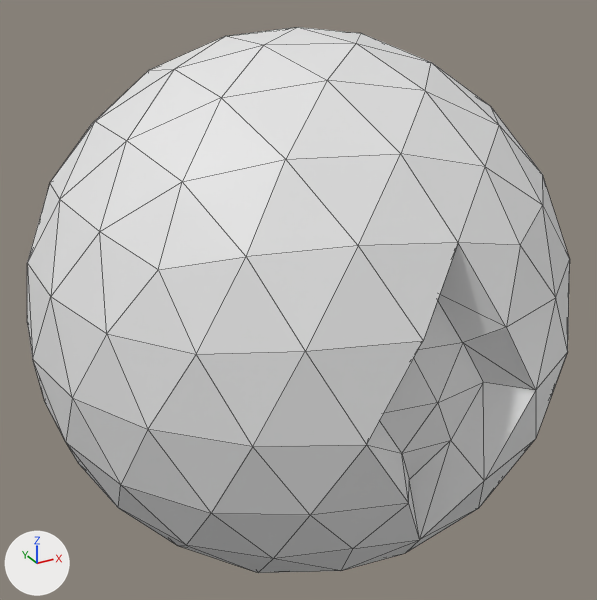
One commit to the glTF model ReplayRecorder_v2/Viewer/assets/js3party/models/meatball.glb: the scene before it, then after it.
Rendered twice from a camera (50 mm lens) standing at (-1.401, -2.548, 1.277) and looking at (0.001, 0.001, 0.003). The lights are fixed; the arrows at lower left show +X, +Y and +Z. Mesh edges are drawn as thin lines. Vertices at the same position are counted once.
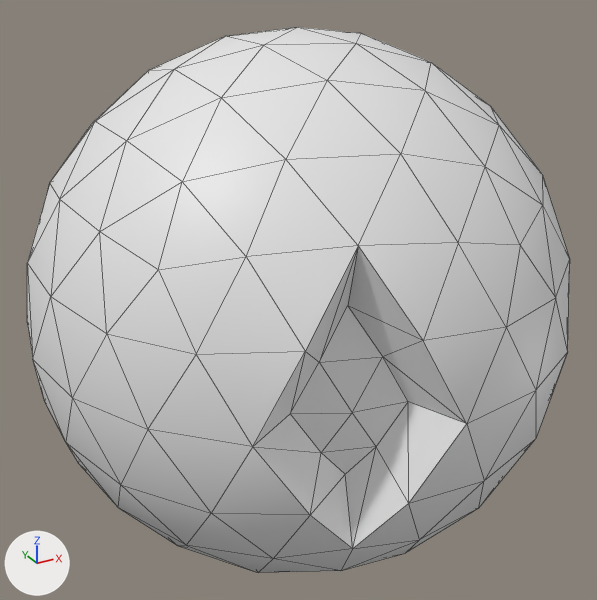
Location of each change, [x1, y1, x2, y2] in pixels of the pictures (597 x 600 px; the box of a moved part takes in the faces that stretch with it):
part 1 of me_icosphere, moved or reshaped: [253, 243, 535, 548] in both

Diff of the bpy script that builds the scene:
```diff
--- a/ReplayRecorder_v2/Viewer/assets/js3party/models/meatball.glb.py
+++ b/ReplayRecorder_v2/Viewer/assets/js3party/models/meatball.glb.py
@@ me_icosphere @@
 # used by ob_mesh; location = (0.0, 0.0, 0.0)
-me_icosphere.from_pydata(...)  # 170 vertices, 336 faces; spans x -1.0..1.0, y -0.96..1.0, z -1.0..1.0
+me_icosphere.from_pydata(...)  # 170 vertices, 336 faces; spans x -1.0..1.0, y -1.0..1.0, z -1.0..1.0
+# me_icosphere part 1
+# 10 vertices are removed from x -0.31..0.2, y -0.95..-0.78, z -0.33..0.33
+# 30 faces are deleted
+# 10 vertices are added at x -0.42..0.0, y -1.0..-0.71, z -0.25..0.31
+# 30 new faces join them
+# me_icosphere part 2: the surface is now shaded smooth
```
